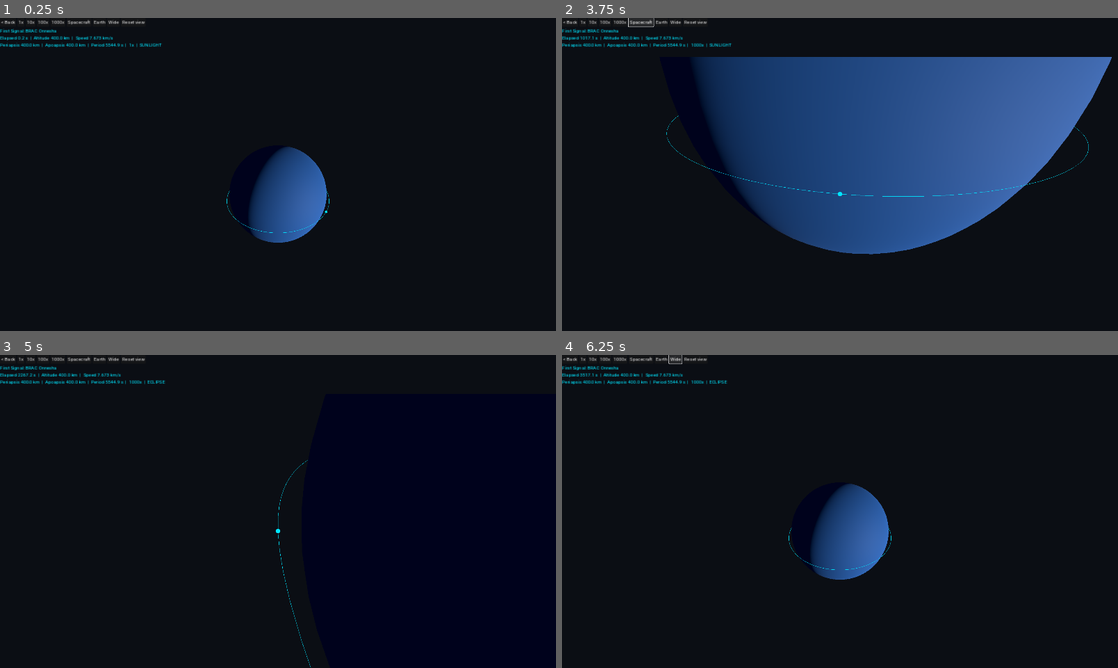
Above: before the commit, frames 1-4 (two rows, left to right).
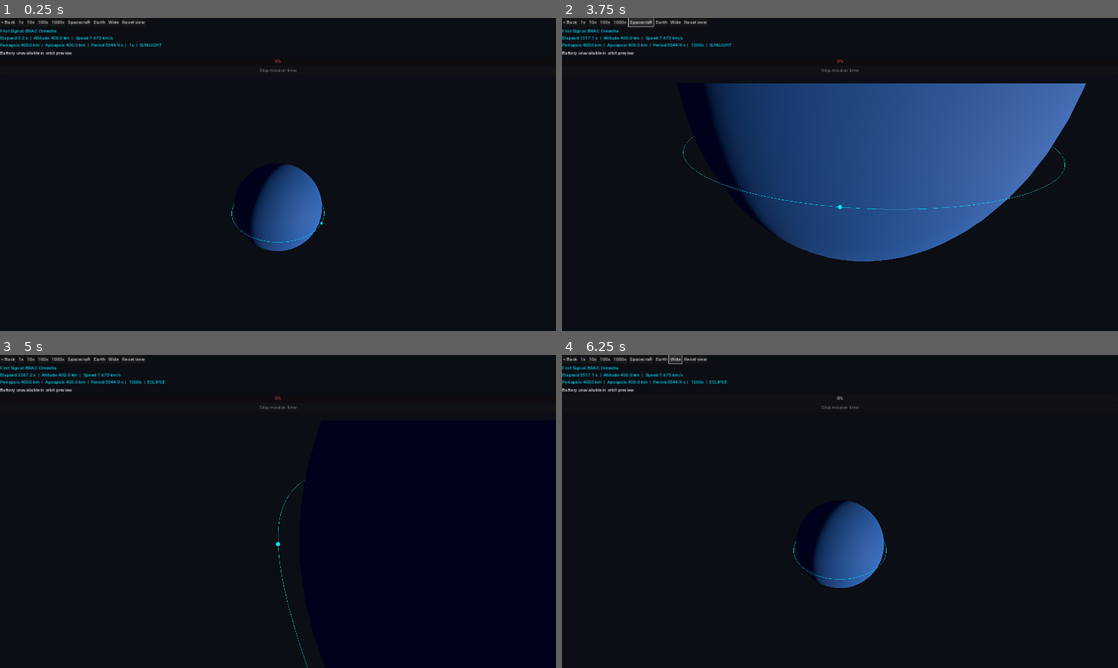
Above: after the commit, the same moments.

Repository: jahinhossain8573/spacebound
Game: Godot game, scene res://scenes/FlightView.tscn
The game is run twice, just before and just after one commit, with the same random seed, the same clock (stepped at 60 frames per second) and the same inputs. This scene is started directly instead of the project's main scene.
Inputs (mouse positions are in pixels of both pictures, inside the frame that each line leads up to):
- Up to frame 1 (0.25 s): no input
- Up to frame 2 (3.75 s): click "1x" at 0.5 s; click "10x" at 1.25 s; click "100x" at 2 s; click "1000x" at 2.75 s; click "Spacecraft" at 3.5 s
- Up to frame 3 (5 s): tap Enter at 4.25 s; move the mouse to (400, 495) at 4.27 s; hold Right from 4.28 s (still down); click (400, 495) at 4.42 s; tap Space at 4.52 s
- Up to frame 4 (6.25 s): release Right at 5 s; click "Earth" at 5 s; click "Wide" at 5.75 s

The runs differ from the first frame. In frame 1, 1.5% of the frame differs, in the area x 0-60%, y 10-75%; in frame 2, 8.2%, in the area x 0-99%, y 10-78%; in frame 3, 0.3%; in frame 4, 1.5%.

Commit message:
Add battery simulation and mission time skip

Diff:
--- a/scripts/FlightView.gd
+++ b/scripts/FlightView.gd
@@ -20,6 +20,24 @@
 var _distance := 190.0
 var _camera_mode := "Earth"
 var _dragging := false
+var battery_capacity_wh := 0.0
+var battery_charge_wh := 0.0
+var battery_lowest_pct := 100.0
+var generation_w := 0.0
+var draw_w := 0.0
+var power_active := false
+var power_failed := false
+var mission_finished := false
+var _battery_bar: ProgressBar
+var _battery_label: Label
+var _skip_button: Button
+var _skip_result: Dictionary = {}
+var _skip_pending := false
+var _skip_animation := 0.0
+var _skip_start := 0.0
+var _skip_remaining := 0.0
+var _failure_delay := 0.0
+var _flash_clock := 0.0
 
 func _ready() -> void:
 	GameManager.state = GameManager.State.FLIGHT_OPS
@@ -42,6 +60,7 @@
 				_error.text = "This mission needs its own lunar flight scene. Use Back to return."
 				return
 		set_orbit(initial)
+	_initialize_power()
 
 func _build_scene() -> void:
 	var layout := VBoxContainer.new()
@@ -58,6 +77,15 @@
 	_hud = Label.new()
 	_hud.add_theme_color_override("font_color", Color("00e5ff"))
 	layout.add_child(_hud)
+	_battery_label = Label.new()
+	layout.add_child(_battery_label)
+	_battery_bar = ProgressBar.new()
+	_battery_bar.custom_minimum_size.y = 22
+	layout.add_child(_battery_bar)
+	_skip_button = Button.new()
+	_skip_button.text = "Skip mission time"
+	_skip_button.pressed.connect(skip_mission_time)
+	layout.add_child(_skip_button)
 	_error = Label.new()
 	_error.add_theme_color_override("font_color", Color("ff4d4d"))
 	layout.add_child(_error)
@@ -146,15 +174,46 @@
 	if value in WARP_LEVELS: warp = value
 
 func advance_time(real_delta_s: float) -> void:
-	if orbit == null or not is_finite(real_delta_s) or real_delta_s < 0.0: return
+	if mission_finished or power_failed or not _skip_result.is_empty() or orbit == null or not is_finite(real_delta_s) or real_delta_s < 0.0: return
 	var elapsed := real_delta_s * warp
+	if power_active:
+		var remaining := minf(elapsed, maxf(0.0, float(mission.durationDays) * 86400.0 - mission_elapsed_s))
+		while remaining > 0.000001 and not power_failed:
+			var step := minf(5.0, remaining)
+			var period_s: float = FlightSim.orbital_period_s(orbit.semi_major_axis_km, orbit.mu)
+			orbit.time_since_periapsis_s = fposmod(orbit.time_since_periapsis_s + step * 0.5, period_s)
+			_update_position()
+			var rate := -draw_w if in_eclipse else generation_w - draw_w
+			battery_charge_wh = clampf(battery_charge_wh + rate * step / 3600.0, 0.0, battery_capacity_wh)
+			_track_battery()
+			mission_elapsed_s += step
+			orbit.time_since_periapsis_s = fposmod(orbit.time_since_periapsis_s + step * 0.5, period_s)
+			remaining -= step
+			if battery_charge_wh <= 0.0 and rate < 0.0: _power_failure("POWER FAILURE")
+		_update_position()
+		if not power_failed and mission_elapsed_s >= float(mission.durationDays) * 86400.0: _complete_duration()
+		return
 	mission_elapsed_s += elapsed
 	var period: float = FlightSim.orbital_period_s(orbit.semi_major_axis_km, orbit.mu)
 	orbit.time_since_periapsis_s = fposmod(orbit.time_since_periapsis_s + elapsed, period)
 	_update_position()
 
 func _process(delta: float) -> void:
-	advance_time(delta)
+	_flash_clock += delta
+	if _failure_delay > 0.0:
+		_failure_delay -= delta
+		if _failure_delay <= 0.0: _open_debrief()
+	elif not _skip_result.is_empty():
+		_skip_animation += delta
+		mission_elapsed_s = _skip_start + _skip_remaining * minf(1.0, _skip_animation / 3.0)
+		_update_position()
+		if _skip_animation >= 3.0:
+			battery_charge_wh = _skip_result.end_wh
+			if _skip_result.survived: _complete_duration()
+			else: _power_failure("Battery depleted on orbit %d" % _skip_result.failed_orbit)
+	else:
+		advance_time(delta)
+	_update_battery_hud()
 	if orbit != null:
 		_update_camera()
 		var pixels := maxf(1.0, float(_view.size.y))
@@ -215,3 +274,78 @@
 
 func _input(event: InputEvent) -> void:
 	if event is InputEventMouseButton and event.button_index == MOUSE_BUTTON_RIGHT and not event.pressed: _dragging = false
+
+func _initialize_power() -> void:
+	power_active = orbit != null and not GameManager.current_build.is_empty() and not GameManager.attempt_id.is_empty() and not GameManager.last_result.is_empty()
+	if power_active:
+		var stats: Dictionary = preload("res://scripts/BuildStats.gd").new().calculate_stats(GameManager.current_build, mission)
+		generation_w = stats.generation_w
+		draw_w = stats.draw_w
+		battery_capacity_wh = stats.battery_wh
+		battery_charge_wh = battery_capacity_wh
+	_update_battery_hud()
+
+func _track_battery() -> void:
+	var pct := battery_charge_wh / battery_capacity_wh * 100.0 if battery_capacity_wh > 0.0 else 0.0
+	battery_lowest_pct = minf(battery_lowest_pct, pct)
+	GameManager.last_result["battery_lowest_pct"] = battery_lowest_pct
+
+func can_skip_mission() -> bool:
+	if not power_active or power_failed or mission_finished or orbit == null or _skip_pending or not _skip_result.is_empty(): return false
+	if mission.get("targetOrbit", "") in ["GEO", "GTO"]:
+		return orbit.eccentricity < 0.01 and absf(orbit.semi_major_axis_km - 42164.0) < 422.0
+	return mission.get("targetOrbit", "") in ["LEO", "SSO"]
+
+func skip_mission_time() -> void:
+	if not can_skip_mission(): return
+	_skip_pending = true
+	_skip_start = mission_elapsed_s
+	_skip_remaining = maxf(0.0, float(mission.durationDays) * 86400.0 - mission_elapsed_s)
+	# Notify event listeners before reading power totals and computing the result.
+	GameManager.mission_skip_started.emit(_skip_remaining)
+	var period: float = FlightSim.orbital_period_s(orbit.semi_major_axis_km, orbit.mu)
+	var fraction: float = 72.0 / 1436.0 if mission.get("targetOrbit", "") in ["GEO", "GTO"] else FlightSim.eclipse_fraction(orbit.semi_major_axis_km)
+	# The skip helper's cycle starts at eclipse exit, with sunlight first.
+	var phase := fposmod(orbit.time_since_periapsis_s + orbit.arg_periapsis_rad / TAU * period - period * (0.5 + fraction * 0.5), period)
+	_skip_result = FlightSim.simulate_mission_skip(_skip_remaining, period, fraction, generation_w, draw_w, battery_capacity_wh, battery_charge_wh, phase)
+	battery_lowest_pct = minf(battery_lowest_pct, _skip_result.lowest_wh / battery_capacity_wh * 100.0 if battery_capacity_wh > 0 else 0.0)
+	GameManager.last_result["battery_lowest_pct"] = battery_lowest_pct
+	_skip_animation = 0.0
+
+func _update_battery_hud() -> void:
+	if _battery_bar == null: return
+	var pct := battery_charge_wh / battery_capacity_wh * 100.0 if battery_capacity_wh > 0 else 0.0
+	if not _skip_result.is_empty(): pct = battery_lowest_pct
+	_battery_bar.value = pct
+	var low := pct < 15.0
+	_battery_bar.modulate = Color("ff4d4d") if low and fmod(_flash_clock, 0.7) < 0.35 else Color.WHITE
+	_battery_label.text = ("LOW BATTERY  " if low and power_active else "") + ("Battery %.1f%% (%.1f / %.1f Wh)" % [pct, battery_charge_wh, battery_capacity_wh] if power_active else "Battery unavailable in orbit preview")
+	if not _skip_result.is_empty():
+		_battery_label.text = "Simulated minimum battery: %.1f%%" % battery_lowest_pct
+	_skip_button.disabled = not can_skip_mission()
+	_skip_button.tooltip_text = "Reach circular GEO before skipping." if mission.get("targetOrbit", "") in ["GEO", "GTO"] else "Complete the mission duration using the current battery charge."
+
+func _power_failure(message: String) -> void:
+	if power_failed or mission_finished: return
+	power_failed = true
+	_error.text = message
+	_failure_delay = 3.0
+	_set_objective("Survive mission duration", false)
+	GameManager.last_result.flight_log.append("T+%.1fs %s" % [mission_elapsed_s, message])
+
+func _set_objective(name: String, done: bool) -> void:
+	for objective in GameManager.last_result.get("objectives", []):
+		if objective.get("name", "") == name: objective.done = done
+
+func _complete_duration() -> void:
+	if mission_finished: return
+	mission_finished = true
+	_set_objective("Survive mission duration", true)
+	_set_objective("Mission objective", true)
+	GameManager.last_result.flight_log.append("T+%.1fs Mission duration completed" % mission_elapsed_s)
+	_open_debrief()
+
+func _open_debrief() -> void:
+	set_process(false)
+	if not DisplayServer.get_name() == "headless":
+		get_tree().call_deferred("change_scene_to_file", "res://scenes/Debrief.tscn")
--- a/scripts/autoload/FlightSim.gd
+++ b/scripts/autoload/FlightSim.gd
@@ -105,30 +105,27 @@
 
 ## Starts with a full battery at the start of sunlight; failure orbit is one-based.
 ## The last orbit is truncated to duration_s. Reaching zero charge is failure.
-func simulate_mission_skip(duration_s: float, orbit_period_s: float, eclipse_fraction: float, gen_w: float, draw_w: float, battery_wh: float) -> Dictionary:
-	var charge_wh := maxf(0.0, battery_wh)
-	var lowest_wh := charge_wh
-	if duration_s <= 0.0:
-		return {"survived": true, "lowest_wh": lowest_wh, "failed_orbit": -1}
-	if orbit_period_s <= 0.0 or not is_finite(duration_s) or not is_finite(orbit_period_s):
-		return {"survived": false, "lowest_wh": 0.0, "failed_orbit": 1}
-	var fraction := clampf(eclipse_fraction, 0.0, 1.0)
-	var sunlight_s := orbit_period_s * (1.0 - fraction)
-	var generation := maxf(0.0, gen_w)
-	var load_w := maxf(0.0, draw_w)
-	var remaining_s := duration_s
-	var orbit := 0
-	while remaining_s > 0.0:
-		orbit += 1
-		var step_s := minf(remaining_s, orbit_period_s)
-		var sun_s := minf(step_s, sunlight_s)
-		charge_wh = minf(battery_wh, charge_wh + (generation - load_w) * sun_s / 3600.0)
-		lowest_wh = minf(lowest_wh, charge_wh)
-		if charge_wh <= 0.0:
-			return {"survived": false, "lowest_wh": 0.0, "failed_orbit": orbit}
-		charge_wh -= load_w * maxf(0.0, step_s - sun_s) / 3600.0
-		lowest_wh = minf(lowest_wh, charge_wh)
-		if charge_wh <= 0.0:
-			return {"survived": false, "lowest_wh": 0.0, "failed_orbit": orbit}
-		remaining_s -= step_s
-	return {"survived": true, "lowest_wh": lowest_wh, "failed_orbit": -1}
+func simulate_mission_skip(duration_s: float, orbit_period_s: float, eclipse_fraction: float, gen_w: float, draw_w: float, battery_wh: float, start_wh: float = -1.0, phase_s: float = 0.0) -> Dictionary:
+	var capacity := maxf(0.0, battery_wh)
+	var charge := capacity if start_wh < 0.0 else clampf(start_wh, 0.0, capacity)
+	var lowest := charge
+	if not is_finite(duration_s) or not is_finite(orbit_period_s) or orbit_period_s <= 0.0:
+		return {"survived":false, "lowest_wh":0.0, "end_wh":charge, "failed_orbit":1}
+	var remaining := maxf(0.0, duration_s)
+	var sun_end := orbit_period_s * (1.0 - clampf(eclipse_fraction, 0.0, 1.0))
+	var phase := fposmod(phase_s, orbit_period_s)
+	var elapsed := 0.0
+	while remaining > 0.000001:
+		var sunlight := phase < sun_end
+		var boundary := sun_end if sunlight else orbit_period_s
+		var step := minf(remaining, boundary - phase)
+		var rate := maxf(0.0, gen_w) - maxf(0.0, draw_w) if sunlight else -maxf(0.0, draw_w)
+		var next := clampf(charge + rate * step / 3600.0, 0.0, capacity)
+		lowest = minf(lowest, next)
+		if next <= 0.0 and rate < 0.0:
+			return {"survived":false, "lowest_wh":0.0, "end_wh":0.0, "failed_orbit":int(elapsed / orbit_period_s) + 1}
+		charge = next
+		remaining -= step
+		elapsed += step
+		phase = fposmod(phase + step, orbit_period_s)
+	return {"survived":true, "lowest_wh":lowest, "end_wh":charge, "failed_orbit":-1}
--- a/scripts/autoload/GameManager.gd
+++ b/scripts/autoload/GameManager.gd
@@ -1,5 +1,6 @@
 extends Node
 
+signal mission_skip_started(remaining_s: float)
 signal campaign_changed
 
 enum State { MAIN_MENU, MISSION_SELECT, WORKSHOP, LAUNCH, FLIGHT_OPS, DEBRIEF, TECH_TREE }
--- /dev/null
+++ b/tests/test_power.gd
@@ -0,0 +1,71 @@
+extends SceneTree
+
+var failures := 0
+var skips := 0
+func _initialize() -> void: call_deferred("run_tests")
+func check(ok: bool, label: String) -> void:
+	print(("PASS: " if ok else "FAIL: ") + label)
+	if not ok: failures += 1
+func run_tests() -> void:
+	var sim := root.get_node("FlightSim")
+	var manager := root.get_node("GameManager")
+	var data := root.get_node("GlobalData")
+	var period: float = sim.orbital_period_s(6771.0)
+	var fraction: float = sim.eclipse_fraction(6771.0)
+	var result: Dictionary = sim.simulate_mission_skip(7*86400,period,fraction,7,2.7,70)
+	check(result.survived and result.lowest_wh < 70 and result.lowest_wh > 60, "Mission 1 survives seven days")
+	result = sim.simulate_mission_skip(86400,period,fraction,7,2.7,0)
+	check(not result.survived and result.failed_orbit == 1, "no battery fails first eclipse")
+	result = sim.simulate_mission_skip(60,period,fraction,7,2.7,70,0.001,period*(1-fraction))
+	check(not result.survived, "skip starts with current charge in eclipse")
+	result = sim.simulate_mission_skip(60,period,0,0,0,0)
+	check(result.survived, "zero load needs no stored energy")
+	result = sim.simulate_mission_skip(365*86400,86160,72.0/1436,320,100,500)
+	check(result.survived, "GEO year simulation")
+	manager.save_path = "user://spa14-test-%d.json" % Time.get_ticks_usec()
+	manager.new_campaign()
+	manager.start_mission(1)
+	manager.current_build = {"launcher":data.get_launcher(manager.current_mission.requiredLauncher),"bus":data.get_bus(manager.current_mission.requiredBus),"installed_components":[data.get_part("pwr_gomspace_p31u"),data.get_part("pwr_gomspace_bp4"),data.get_part("av_gomspace_a3200"),data.get_part("com_endurosat_uhf")],"propellant_mass_kg":0.0}
+	manager.last_result = {"mission_number":1,"attempt_id":manager.attempt_id,"launched":true,"objectives":[{"name":"Reach starting orbit","done":true},{"name":"Survive mission duration","done":false},{"name":"Mission objective","done":false}],"flight_log":[]}
+	var flight = load("res://scenes/FlightView.tscn").instantiate()
+	root.add_child(flight)
+	flight.set_process(false)
+	check(flight.power_active and flight.battery_capacity_wh == 70 and flight.can_skip_mission(), "approved Mission 1 power initialized")
+	flight.orbit.time_since_periapsis_s = period/2
+	flight.advance_time(60)
+	check(flight.battery_charge_wh < 70 and flight.in_eclipse, "live eclipse drains battery")
+	flight.orbit.time_since_periapsis_s = 0
+	flight.advance_time(60)
+	check(is_equal_approx(flight.battery_charge_wh,70), "sunlight recharges and caps battery")
+	manager.mission_skip_started.connect(func(_remaining): skips += 1)
+	flight.skip_mission_time()
+	flight.skip_mission_time()
+	check(skips == 1 and not flight._skip_result.is_empty(), "skip emits once and rejects repeated press")
+	flight._process(1.5)
+	check(not flight.mission_finished and flight.mission_elapsed_s > 86400, "clock animates during skip")
+	flight._process(1.5)
+	check(flight.mission_finished and manager.last_result.objectives[1].done and manager.last_result.objectives[2].done, "skip completes at three seconds")
+	check(manager.last_result.battery_lowest_pct < 100 and manager.last_result.battery_lowest_pct > 30, "minimum battery reaches scoring")
+	var receipt: Dictionary = manager.finalize_mission(manager.last_result)
+	check(receipt.outcome == "Success", "survival settles successful mission")
+	flight.queue_free()
+	await process_frame
+	manager.current_mission = data.get_mission(4)
+	manager.last_result.objectives[1].done = false
+	flight = load("res://scenes/FlightView.tscn").instantiate()
+	root.add_child(flight)
+	flight.set_process(false)
+	check(not flight.can_skip_mission(), "GTO cannot skip required maneuver")
+	var geo := OrbitState.new()
+	geo.semi_major_axis_km = 42164
+	flight.set_orbit(geo)
+	check(flight.can_skip_mission(), "circular GEO enables skip")
+	flight.battery_capacity_wh = 0
+	flight.battery_charge_wh = 0
+	flight.orbit.time_since_periapsis_s = sim.orbital_period_s(42164)/2
+	flight.advance_time(5)
+	check(flight.power_failed and not manager.last_result.objectives[1].done and flight._failure_delay == 3, "live power failure preserves failed survival")
+	flight.queue_free()
+	DirAccess.remove_absolute(ProjectSettings.globalize_path(manager.save_path))
+	print("Power failures: ",failures)
+	quit(1 if failures else 0)
